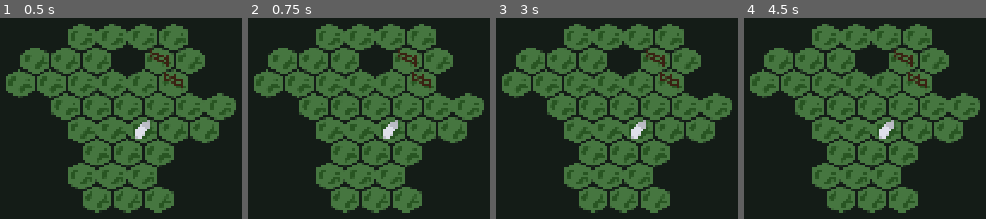
Above: before the commit, frames 1-4 (left to right).
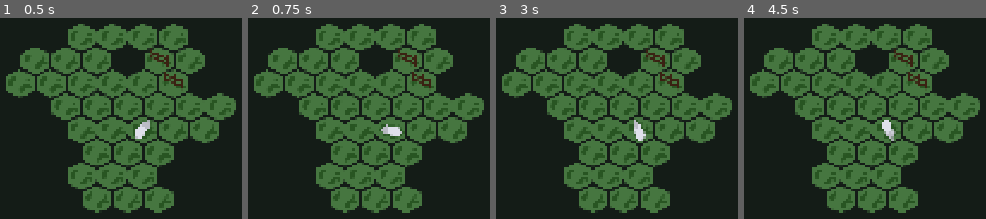
Above: after the commit, the same moments.

Repository: zunda-arrow/Sheep
Game: Godot game, scene res://game/Level.tscn
Same seed, same stepped clock (60 frames per second), same inputs: the game is played once before the commit and once after it. The engine's default icon, where the game draws it, is replaced by a stand-in: a white triangle on a blue panel in a dark square.
Inputs (mouse positions are in pixels of both pictures, inside the frame that each line leads up to):
- Up to frame 1 (0.5 s): no input
- Up to frame 2 (0.75 s): tap Enter at 0.5 s; move the mouse to (outside the picture) at 0.52 s; click (outside the picture) at 0.67 s
- Up to frame 3 (3 s): tap Space at 1.25, 2.75 s; move the mouse to (outside the picture) at 1.27 s; click (outside the picture) at 1.42 s; tap Enter at 2 s; move the mouse to (718, 32) at 2.02 s; click (718, 32) at 2.17 s; move the mouse to (outside the picture) at 2.77 s; click (outside the picture) at 2.92 s
- Up to frame 4 (4.5 s): tap Enter at 3.5 s; move the mouse to (outside the picture) at 3.52 s; click (outside the picture) at 3.67 s; tap Space at 4.25 s; move the mouse to (outside the picture) at 4.27 s; click (outside the picture) at 4.42 s

Frame 1 is identical in both runs. In frame 2, 0.5% of the frame differs, in the area x 54-64%, y 50-61%; in frame 3, 0.5%; in frame 4, 0.5%, in the area x 54-63%, y 50-62%.

Commit message:
Attempt to make sheep look away from cursor, fail

Diff:
--- a/game/Level.tscn
+++ b/game/Level.tscn
@@ -8,6 +8,7 @@
 [ext_resource type="Script" uid="uid://cc12my3fudb5h" path="res://game/mouse_clicked.gd" id="6_btryw"]
 [ext_resource type="PackedScene" uid="uid://bsm5fyc441t35" path="res://game/Sheep.tscn" id="7_7k0uw"]
 [ext_resource type="Script" uid="uid://ssk73w4g0mld" path="res://managers/object_manager.gd" id="8_ba402"]
+[ext_resource type="Script" uid="uid://degua5rc0an0p" path="res://managers/sheep_manager.gd" id="8_gonph"]
 
 [sub_resource type="Gradient" id="Gradient_ryrav"]
 colors = PackedColorArray(0.0823529, 0.109804, 0.0901961, 1, 0.0823529, 0.109804, 0.0901961, 1)
@@ -44,7 +45,7 @@
 position = Vector2(961, 538)
 
 [node name="SheepManager" type="Node2D" parent="."]
-script = ExtResource("8_ba402")
+script = ExtResource("8_gonph")
 level_property = &"sheep"
 
 [node name="ObstacleManager" type="Node2D" parent="."]
--- a/managers/object_manager.gd
+++ b/managers/object_manager.gd
@@ -60,3 +60,7 @@
 ## Move and rotate an object that is currently at a given position.
 func transform_object_at(from: Vector2i, to: Vector2i, rotation: int) -> void:
 	transform_object(objects[from], to, rotation)
+
+## Convert a value in radians to a managedObject's rotation value
+func rad_to_rot(angle: float) -> int:
+	return int(angle / (PI / 3.0)) + 4
--- /dev/null
+++ b/managers/sheep_manager.gd
@@ -0,0 +1,12 @@
+extends "res://managers/object_manager.gd"
+
+func _input(event):
+	if event is InputEventMouseMotion:
+		look_away(alignment_map.local_to_map(alignment_map.to_local(event.position)))
+
+## Points all objects away from
+func look_away(from: Vector2i) -> void:
+	for pos in objects:
+		var angle = Vector2(from - pos).angle()
+		print(rad_to_deg(angle))
+		objects[pos].rotation = rad_to_rot(angle)
Not shown: 1 places in game/Level.tscn that only renumber resources
Not shown, added: managers/sheep_manager.gd.uid
